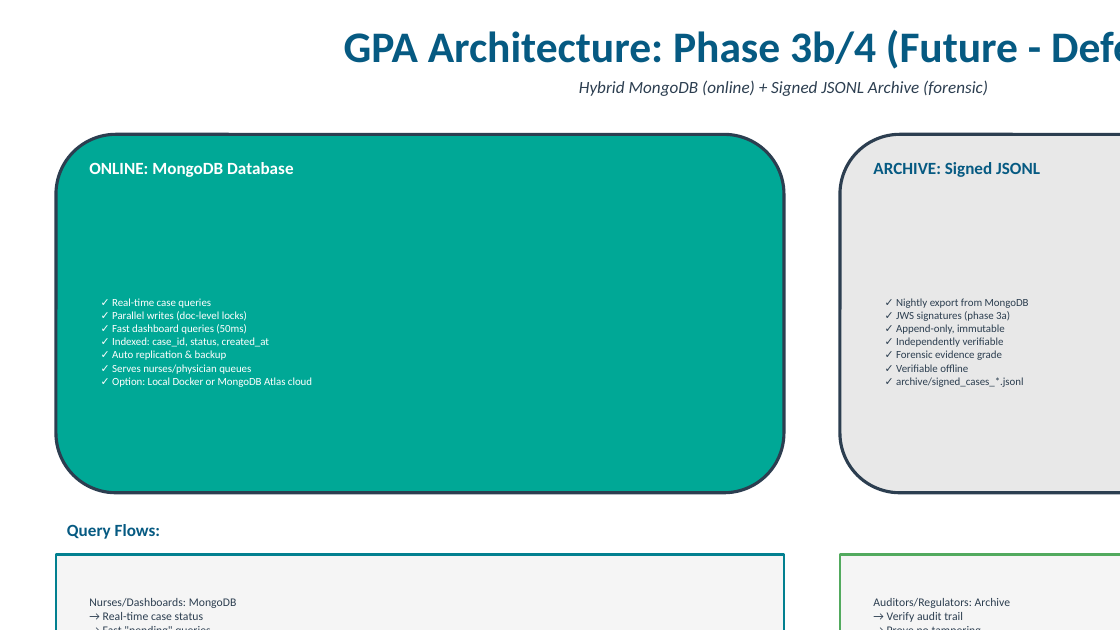
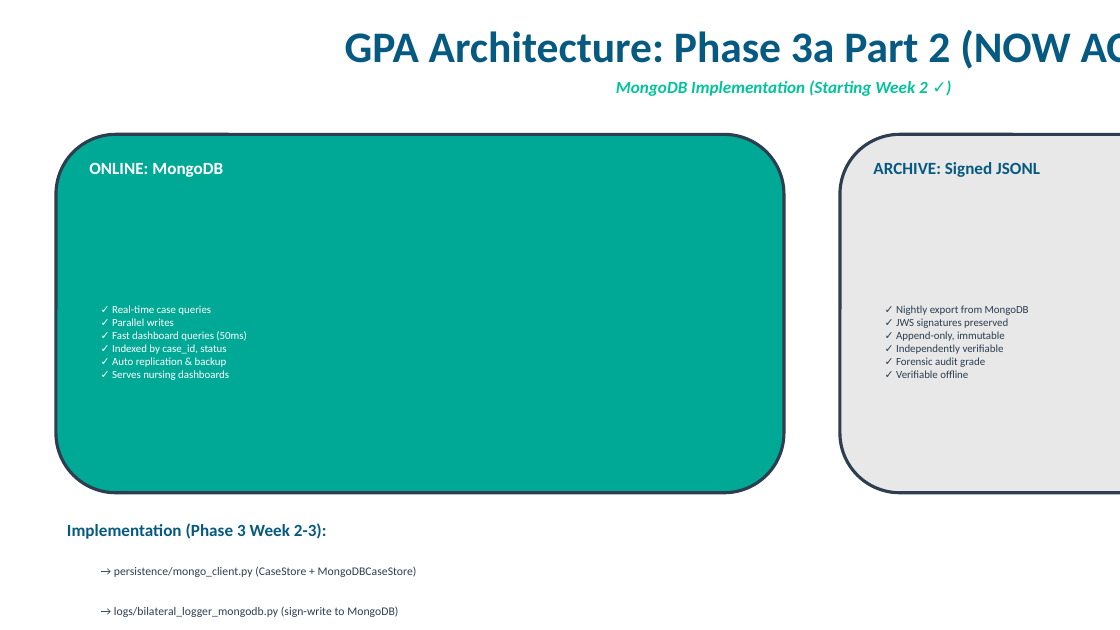
Before and after one commit to jimmandas/GPA, a slide deck: slide 2 of docs/GPA_Architecture_Current_vs_Future.pptx. Drawn at 1120x630 pixels with LibreOffice and Linux fonts; fonts in the diff are those of the drawing. Boxes give left, top, right and bottom in pixels: in the first picture for what was removed or moved away, otherwise in the second. Text is boxed around its words. In the diff, an @@ line names an element or a change of style, - is before the commit and + after.

```diff
--- a/docs/GPA_Architecture_Current_vs_Future.pptx
+++ b/docs/GPA_Architecture_Current_vs_Future.pptx
@@ text at [345, 30, 1071, 69]: text changed @@
-GPA Architecture: Phase 3b/4 (Future - Deferred)
+GPA Architecture: Phase 3a Part 2 (NOW ACTIVE)
@@ text at [616, 80, 928, 96]: text changed; text colour #2C3E50 to #02C39A; bold on @@
-Hybrid MongoDB (online) + Signed JSONL Archive (forensic)
+MongoDB Implementation (Starting Week 2 ✓)
@@ text at [89, 162, 223, 177]: text changed @@
-ONLINE: MongoDB Database
+ONLINE: MongoDB
@@ text at [112, 318, 174, 326]: text changed @@
-✓ Parallel writes (doc-level locks)
+✓ Parallel writes
@@ text at [896, 318, 1008, 328]: text changed @@
-✓ JWS signatures (phase 3a)
+✓ JWS signatures preserved
@@ text at [112, 344, 226, 354]: text changed @@
-✓ Indexed: case_id, status, created_at
+✓ Indexed by case_id, status
@@ text at [896, 357, 985, 367]: text changed @@
-✓ Forensic evidence grade
+✓ Forensic audit grade
@@ text at [112, 370, 229, 380]: text changed @@
-✓ Serves nurses/physician queues
-✓ Option: Local Docker or MongoDB Atlas cloud
+✓ Serves nursing dashboards
@@ text at [896, 377, 1023, 387]: paragraph removed @@
-✓ archive/signed_cases_*.jsonl
@@ text at [67, 523, 327, 539]: text changed @@
-Query Flows:
+Implementation (Phase 3 Week 2-3):
@@ rectangle removed at [56, 554, 784, 630] @@
@@ text added at [114, 566, 417, 577], 7.5 pt, text #2C3E50 @@
+→ persistence/mongo_client.py (CaseStore + MongoDBCaseStore)
@@ rectangle removed at [840, 554, 1120, 630] @@
@@ text removed at [873, 598, 1011, 622] @@
-Auditors/Regulators: Archive
-→ Verify audit trail
-→ Prove no tampering
@@ text at [114, 606, 398, 617]: text changed @@
-Nurses/Dashboards: MongoDB
-→ Real-time case status
-→ Fast "pending" queries
+→ logs/bilateral_logger_mongodb.py (sign-write to MongoDB)
```
Also in this commit, not shown: 1 other slide changed.
